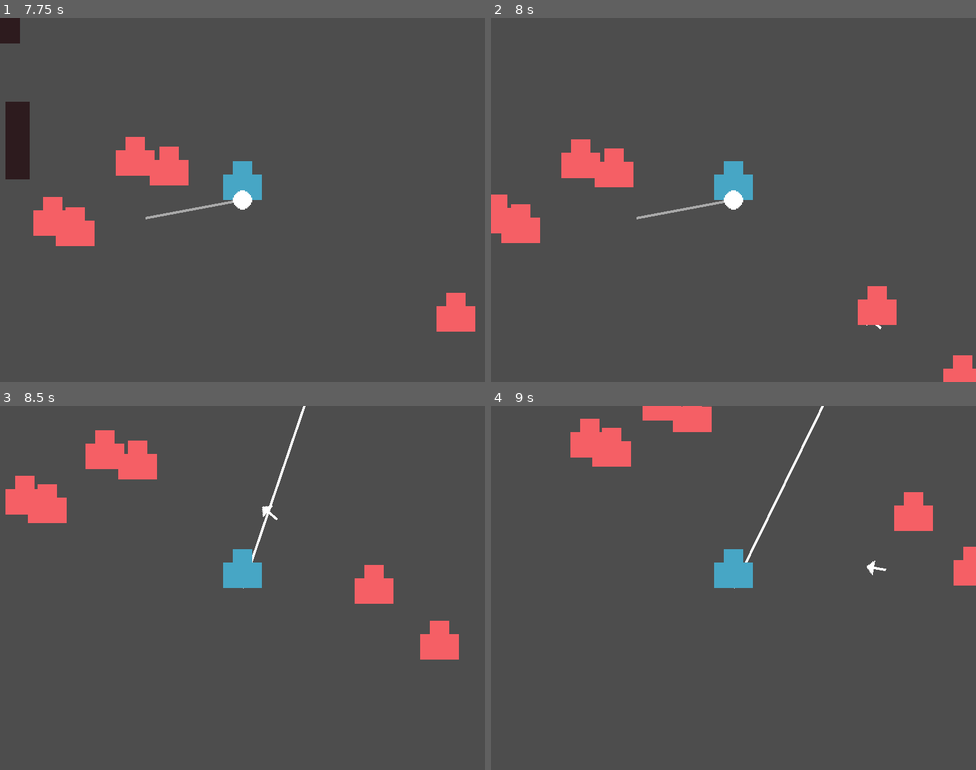
Above: before the commit, frames 1-4 (two rows, left to right).
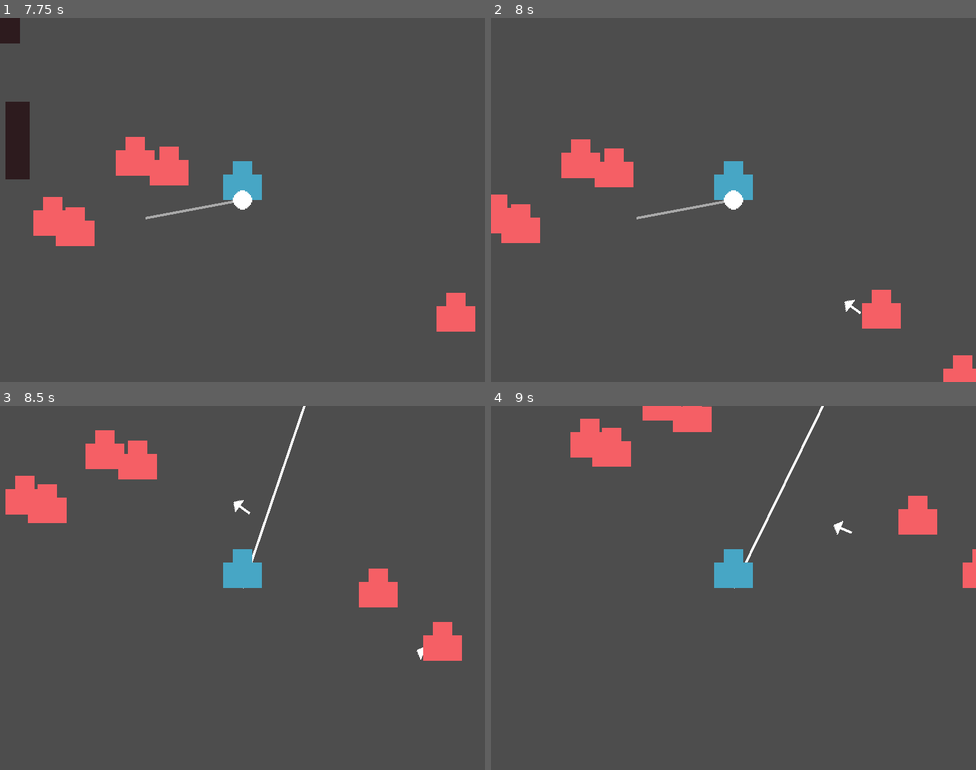
Above: after the commit, the same moments.

Repository: martindzejky/gmtk2025
Game: Godot game, scene res://main.tscn
The game is run twice, just before and just after one commit, with the same random seed, the same clock (stepped at 60 frames per second) and the same inputs.
Inputs (mouse positions are in pixels of both pictures, inside the frame that each line leads up to):
- Up to frame 1 (7.75 s): tap Enter at 0.5 s; move the mouse to (349, 181) at 0.52 s; hold D (move_right) 0.53-1.28 s; click (349, 181) at 0.6 s; move the mouse to (145, 218) at 1.27 s; hold S (move_down) 1.28-2.03 s; click (145, 218) at 1.35 s; move the mouse to (291, 119) at 2.02 s; hold D (move_right) 2.03-2.78 s; click (291, 119) at 2.1 s; move the mouse to (218, 272) at 2.77 s; hold W (move_up) 2.78-3.53 s; click (218, 272) at 2.85 s; move the mouse to (388, 254) at 3.52 s; hold A (move_left) 3.53-5.03 s; click (388, 254) at 3.6 s; move the mouse to (97, 145) at 4.27 s; click (97, 145) at 4.35 s; move the mouse to (266, 200) at 5.02 s; hold S (move_down) 5.03-5.78 s; click (266, 200) at 5.1 s; move the mouse to (169, 109) at 5.77 s; hold D (move_right) 5.78-6.53 s; click (169, 109) at 5.85 s; move the mouse to (349, 181) at 6.52 s; hold W (move_up) 6.53-7.28 s; click (349, 181) at 6.6 s; move the mouse to (145, 218) at 7.27 s; hold D (move_right) from 7.28 s (still down); click (145, 218) at 7.35 s
- Up to frame 2 (8 s): keep holding D (move_right)
- Up to frame 3 (8.5 s): move the mouse to (291, 507) at 8.02 s; release D (move_right) at 8.03 s; hold S (move_down) from 8.03 s (still down); click (291, 507) at 8.1 s
- Up to frame 4 (9 s): move the mouse to (709, 660) at 8.77 s; release S (move_down) at 8.78 s; hold A (move_left) from 8.78 s (still down); click (709, 660) at 8.85 s

Frame 1 is identical in both runs. In frame 2, 0.4% of the frame differs, in the area x 72-85%, y 73-86%; in frame 3, 0.6%; in frame 4, 0.7%, in the area x 70-100%, y 23-50%.

Commit message:
better ranged distances
Signed-off-by: Martin Jakubik <martindzejky@gmail.com>

Diff:
--- a/objects/enemy.tscn
+++ b/objects/enemy.tscn
@@ -14,6 +14,8 @@
 motion_mode = 1
 script = ExtResource("1_7jlpp")
 melee_strike_object = ExtResource("2_41oev")
+min_ranged_attack_distance = 140.0
+max_ranged_attack_distance = 180.0
 projectile_object = ExtResource("3_we7g8")
 melee_cooldown_timer = NodePath("melee_cooldown")
 shoot_cooldown_timer = NodePath("shoot_cooldown")
--- a/objects/projectile.tscn
+++ b/objects/projectile.tscn
@@ -10,6 +10,8 @@
 texture = ExtResource("1_x17f1")
 
 [node name="delete_timer" type="Timer" parent="."]
-wait_time = 6.0
+wait_time = 3.0
 one_shot = true
 autostart = true
+
+[connection signal="timeout" from="delete_timer" to="." method="queue_free"]
--- a/objects/ranged_enemy.tscn
+++ b/objects/ranged_enemy.tscn
@@ -5,5 +5,3 @@
 [node name="ranged_enemy" instance=ExtResource("1_1x6l7")]
 move_speed = 40.0
 can_attack_melee = false
-min_ranged_attack_distance = 80.0
-max_ranged_attack_distance = 160.0
